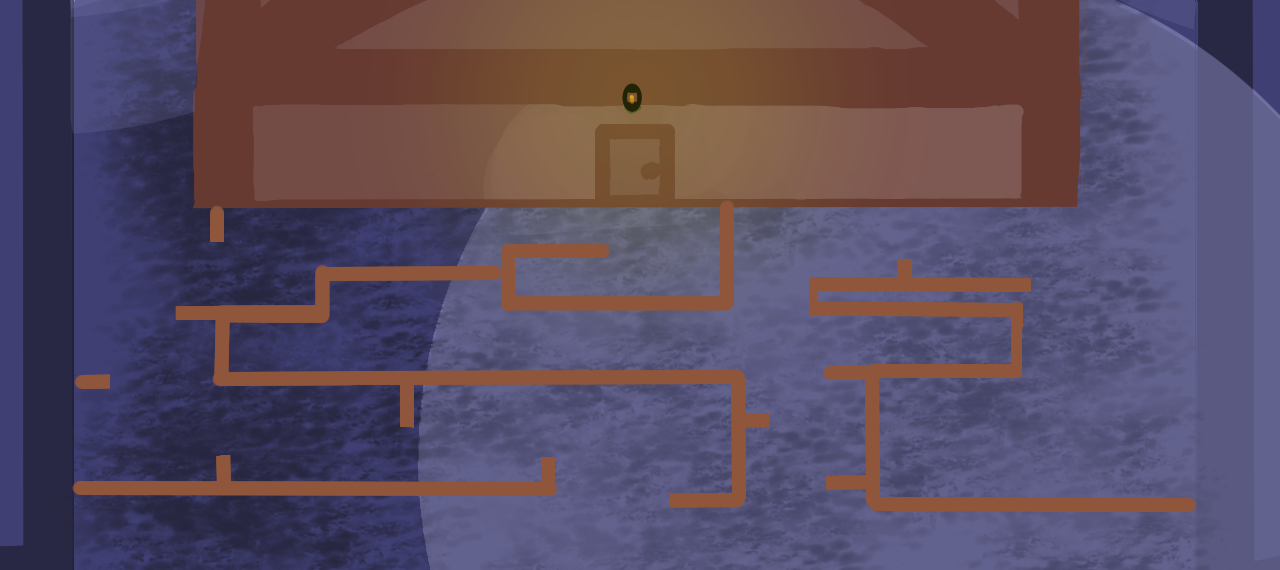
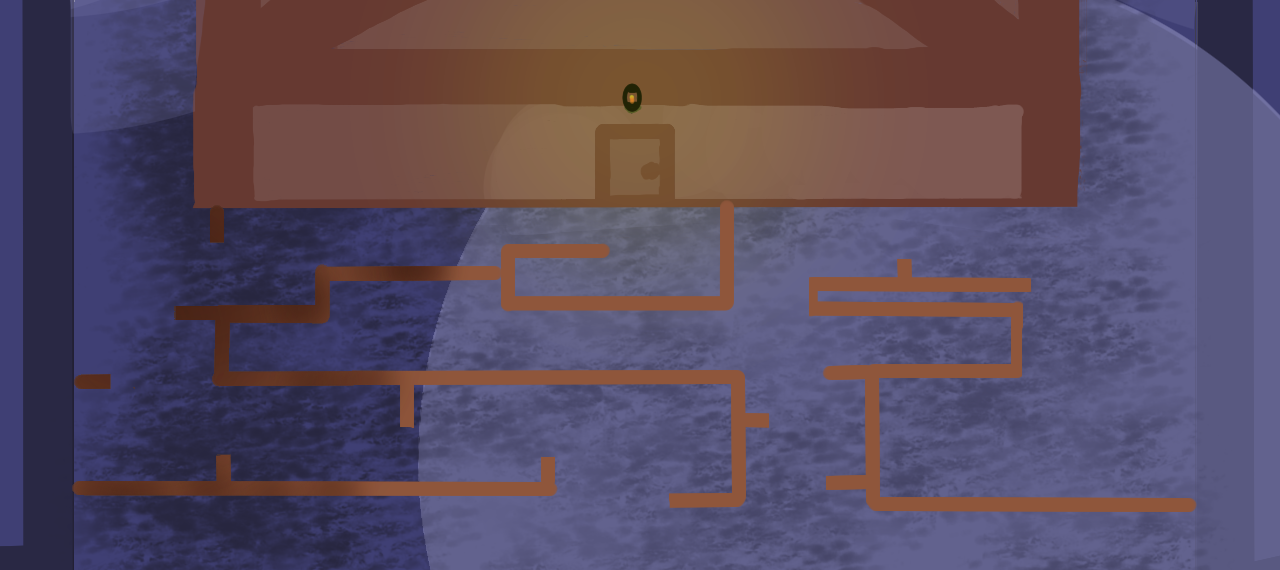
Revision of a layered (1280, 570) image; what changed, layer by layer:
painted on "Pintar camada 14" over [72, 205, 464, 496]
painted on "Pintar camada 10" over [320, 264, 464, 427]
painted on "Pintar camada 7" over [210, 205, 224, 243]
painted on "Pintar camada 1" over [210, 205, 224, 243]
painted on "Pintar camada 8" over [210, 205, 224, 243]
painted on "Pintar camada 5" over [72, 205, 464, 496]
painted on "camada nova" over [72, 205, 464, 496]
painted on "Pintar camada 12" over [256, 264, 464, 496]
painted on "Pintar camada 3" over [72, 205, 464, 496]
